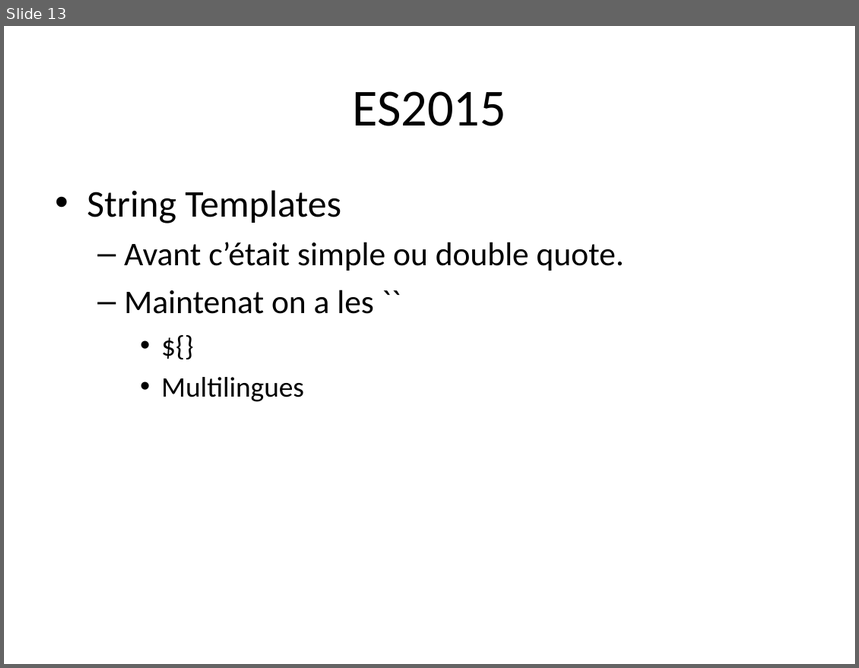
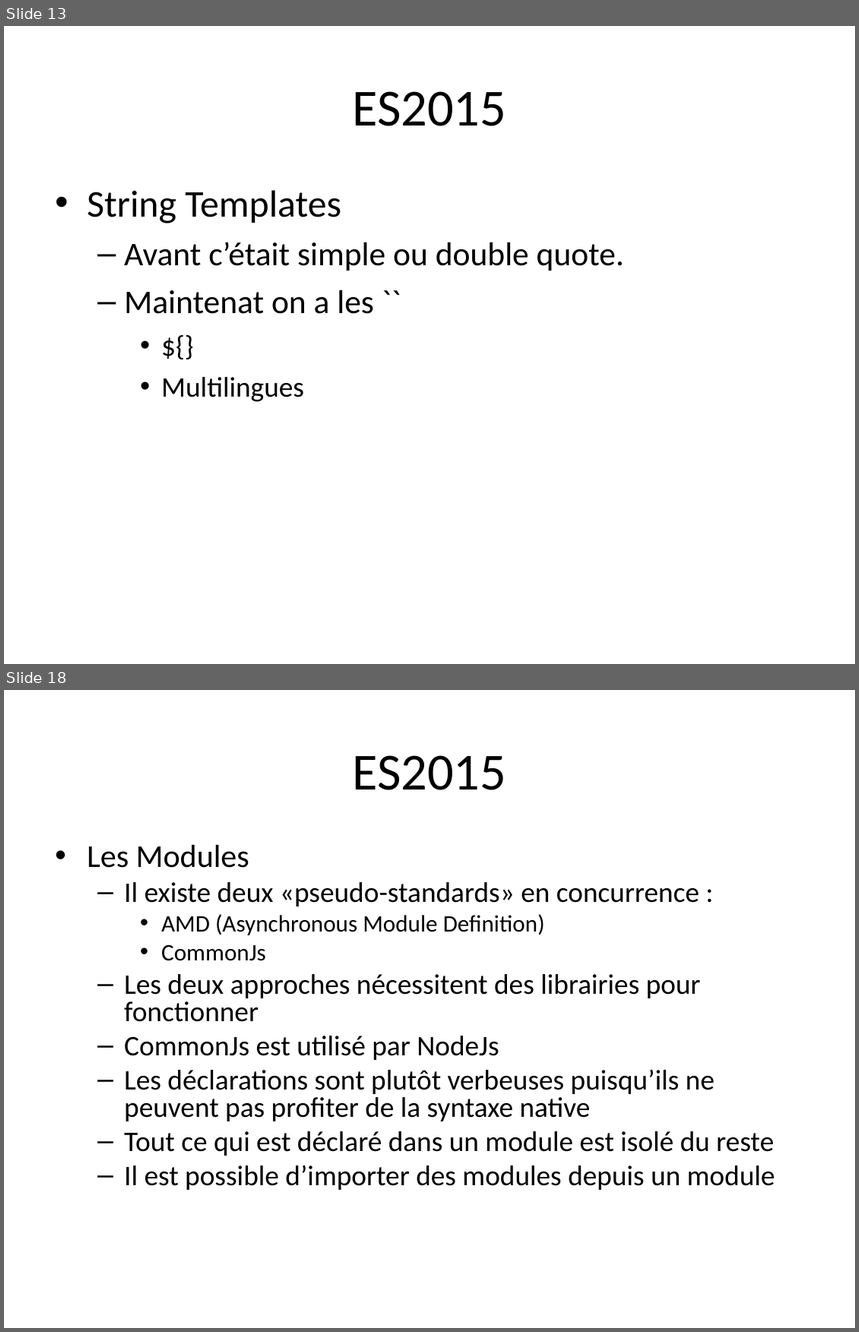
Before and after one commit to mehdizyane/formation_es2015, a slide deck: ES2015.odp. Shown one above the other, each under a label of ours: slide 13 before the commit, slides 13 and 18 after it; the slides between them are not shown. The pictures are 859x668 and 859x1332 pixels, drawn with LibreOffice and Linux fonts; fonts in the diff are those of the drawing. Boxes give left, top, right and bottom in pixels: in the first picture for what was removed or moved away, otherwise in the second. Text is boxed around its words. In the diff, an @@ line names an element or a change of style, - is before the commit and + after.

```diff
--- a/ES2015.odp
+++ b/ES2015.odp
@@ slide 18 added at <box>4,690,855,1328</box>, background #FFFFFF @@
@@ title added at <box>352,755,506,790</box>, 44 pt, text #000000 @@
+ES2015
@@ text added at <box>87,844,775,1190</box>, 24 pt, text #000000 @@
+• Les Modules
+  – Il existe deux «pseudo-standards» en concurrence :
+    • AMD (Asynchronous Module Definition)
+    • CommonJs
+  – Les deux approches nécessitent des librairies pour fonctionner
+  – CommonJs est utilisé par NodeJs
+  – Les déclarations sont plutôt verbeuses puisqu’ils ne peuvent pas profiter de la syntaxe native
+  – Tout ce qui est déclaré dans un module est isolé du reste
+  – Il est possible d’importer des modules depuis un module
```
Also in this commit, not shown: 9 other slides added, 14 other files.
